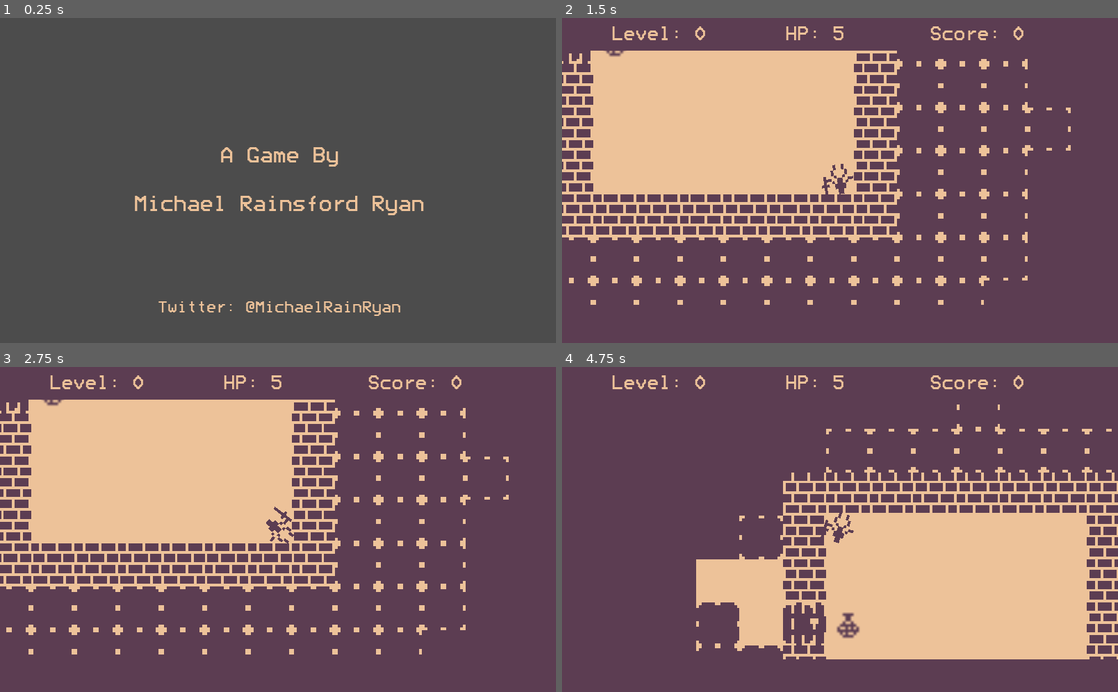
Above: before the commit, frames 1-4 (two rows, left to right).
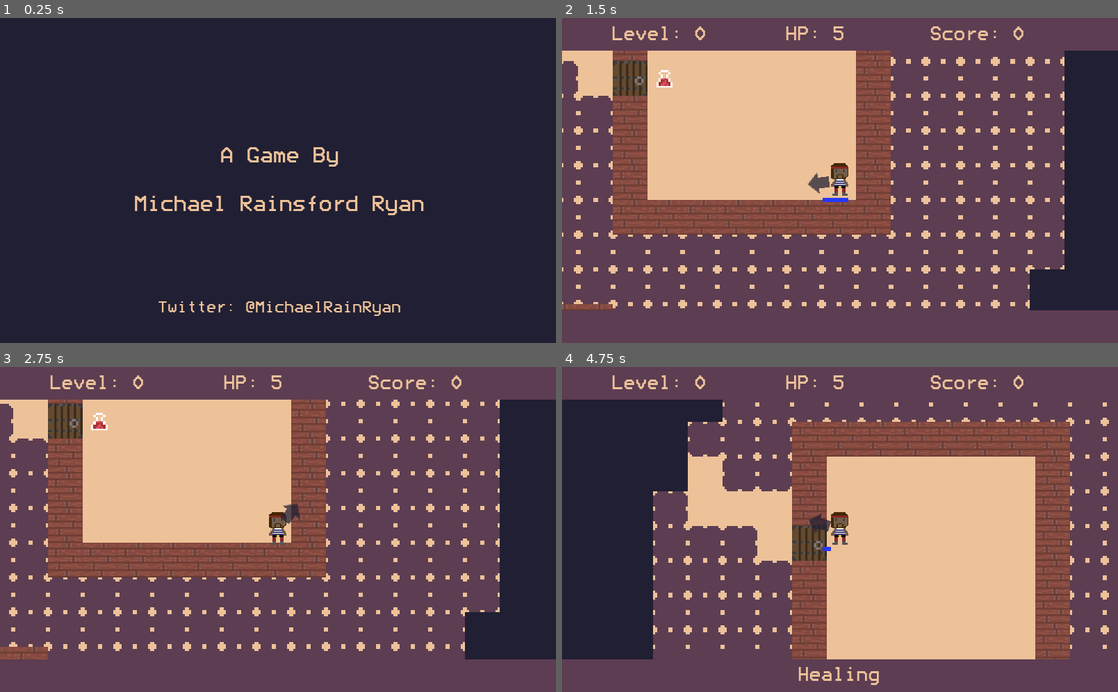
Above: after the commit, the same moments.

Repository: MichaelRRyan/Rogue-Shipwreck
Game: Godot game, scene res://Scenes/LicenceScene.tscn
The game is run twice, just before and just after one commit, with the same random seed, the same clock (stepped at 60 frames per second) and the same inputs.
Inputs (mouse positions are in pixels of both pictures, inside the frame that each line leads up to):
- Up to frame 1 (0.25 s): no input
- Up to frame 2 (1.5 s): tap Enter (ui_accept) at 0.5, 0.77 s; move the mouse to (962, 164) at 0.52 s; press the mouse at (962, 164) at 0.53 s; hold Right (move_right) 0.53-1.28 s; move the mouse to (728, 196) at 1.27 s; release the mouse at (728, 196) at 1.28 s; hold Down (move_down) from 1.28 s (still down); click (728, 196) at 1.35 s
- Up to frame 3 (2.75 s): tap Enter (ui_accept) at 1.52, 2 s; move the mouse to (333, 458) at 2.02 s; release Down (move_down) at 2.03 s; press the mouse at (333, 458) at 2.03 s; hold Right (move_right) from 2.03 s (still down)
- Up to frame 4 (4.75 s): tap Enter (ui_accept) at 2.75, 3.02, 3.77, 4.52 s; move the mouse to (812, 594) at 2.77 s; release Right (move_right) at 2.78 s; release the mouse at (812, 594) at 2.78 s; hold Up (move_up) 2.78-3.53 s; click (812, 594) at 2.85 s; move the mouse to (1006, 578) at 3.52 s; press the mouse at (1006, 578) at 3.53 s; hold Left (move_left) from 3.53 s (still down); move the mouse to (673, 480) at 4.27 s; release the mouse at (673, 480) at 4.28 s; click (673, 480) at 4.35 s

The runs differ from the first frame. In frame 1, 98% of the frame differs, in the area x 0-100%, y 0-100%; in frame 2, 29%; in frame 3, 29%; in frame 4, 44%.

Commit message:
Added new sprites, added basic particles and enemy attacking. Added player attack cooldown and cooldown bar

Diff:
--- a/Scenes/Enemy.tscn
+++ b/Scenes/Enemy.tscn
@@ -1,10 +1,11 @@
-[gd_scene load_steps=4 format=2]
+[gd_scene load_steps=5 format=2]
 
 [ext_resource path="res://Scripts/Enemy.gd" type="Script" id=1]
-[ext_resource path="res://Sprites/Enemy.png" type="Texture" id=2]
+[ext_resource path="res://Sprites/enemy.png" type="Texture" id=2]
+[ext_resource path="res://Scenes/HitEffect.tscn" type="PackedScene" id=3]
 
 [sub_resource type="CircleShape2D" id=1]
-radius = 6.0
+radius = 12.0
 
 [node name="Enemy" type="KinematicBody2D" groups=[
 "Enemy",
@@ -25,3 +26,5 @@
 
 [node name="CollisionShape2D" type="CollisionShape2D" parent="."]
 shape = SubResource( 1 )
+
+[node name="HitEffect" parent="." instance=ExtResource( 3 )]
--- a/Scenes/Game.tscn
+++ b/Scenes/Game.tscn
@@ -3,17 +3,17 @@
 [ext_resource path="res://Scripts/Game.gd" type="Script" id=1]
 [ext_resource path="res://Scenes/Level.tscn" type="PackedScene" id=2]
 [ext_resource path="res://Scenes/Player.tscn" type="PackedScene" id=3]
-[ext_resource path="res://Sprites/Darkness.png" type="Texture" id=4]
+[ext_resource path="res://Sprites/darkness.png" type="Texture" id=4]
 [ext_resource path="res://Font/Modeseven.ttf" type="DynamicFontData" id=5]
 [ext_resource path="res://Scenes/Button.tscn" type="PackedScene" id=6]
 [ext_resource path="res://Scenes/PauseMenu.tscn" type="PackedScene" id=7]
 
 [sub_resource type="TileSet" id=1]
-0/name = "Darkness.png 0"
+0/name = "darkness.png 0"
 0/texture = ExtResource( 4 )
 0/tex_offset = Vector2( 0, 0 )
 0/modulate = Color( 1, 1, 1, 1 )
-0/region = Rect2( 0, 0, 16, 16 )
+0/region = Rect2( 0, 0, 32, 32 )
 0/tile_mode = 0
 0/occluder_offset = Vector2( 0, 0 )
 0/navigation_offset = Vector2( 0, 0 )
@@ -37,7 +37,7 @@
 
 [node name="Camera2D" type="Camera2D" parent="Player"]
 current = true
-zoom = Vector2( 0.2, 0.2 )
+zoom = Vector2( 0.5, 0.5 )
 drag_margin_left = 0.0
 drag_margin_top = 0.0
 drag_margin_right = 0.0
@@ -45,7 +45,7 @@
 
 [node name="VisibilityMap" type="TileMap" parent="."]
 tile_set = SubResource( 1 )
-cell_size = Vector2( 16, 16 )
+cell_size = Vector2( 32, 32 )
 format = 1
 
 [node name="CanvasLayer" type="CanvasLayer" parent="."]
--- /dev/null
+++ b/Scenes/HitEffect.tscn
@@ -0,0 +1,29 @@
+[gd_scene load_steps=4 format=2]
+
+[sub_resource type="Gradient" id=1]
+colors = PoolColorArray( 1, 0.0195313, 0.0195313, 1, 0.956863, 0.478431, 0.0627451, 0.447059 )
+
+[sub_resource type="GradientTexture" id=2]
+gradient = SubResource( 1 )
+
+[sub_resource type="ParticlesMaterial" id=3]
+emission_shape = 1
+emission_sphere_radius = 8.0
+flag_disable_z = true
+spread = 180.0
+gravity = Vector3( 0, 0, 0 )
+initial_velocity = 100.0
+angular_velocity = 30.0
+orbit_velocity = 0.0
+orbit_velocity_random = 0.0
+scale = 4.0
+scale_random = 0.5
+color_ramp = SubResource( 2 )
+
+[node name="HitEffect" type="Particles2D"]
+emitting = false
+lifetime = 0.4
+one_shot = true
+explosiveness = 0.9
+local_coords = false
+process_material = SubResource( 3 )
--- a/Scenes/Level.tscn
+++ b/Scenes/Level.tscn
@@ -1,27 +1,27 @@
 [gd_scene load_steps=11 format=2]
 
 [ext_resource path="res://Scripts/Level.gd" type="Script" id=1]
-[ext_resource path="res://Sprites/Ground.png" type="Texture" id=2]
+[ext_resource path="res://Sprites/ground.png" type="Texture" id=2]
 [ext_resource path="res://Sprites/wall.png" type="Texture" id=3]
-[ext_resource path="res://Sprites/Stone.png" type="Texture" id=4]
-[ext_resource path="res://Sprites/Door.png" type="Texture" id=5]
-[ext_resource path="res://Sprites/Stairs.png" type="Texture" id=6]
+[ext_resource path="res://Sprites/stone.png" type="Texture" id=4]
+[ext_resource path="res://Sprites/door.png" type="Texture" id=5]
+[ext_resource path="res://Sprites/stairs.png" type="Texture" id=6]
 
-[sub_resource type="ConvexPolygonShape2D" id=1]
-points = PoolVector2Array( 0, 0, 16, 0, 16, 16, 0, 16 )
+[sub_resource type="ConvexPolygonShape2D" id=5]
+points = PoolVector2Array( 0, 0, 32, 0, 32, 32, 0, 32 )
 
-[sub_resource type="ConvexPolygonShape2D" id=2]
-points = PoolVector2Array( 0, 0, 16, 0, 16, 16, 0, 16 )
+[sub_resource type="ConvexPolygonShape2D" id=6]
+points = PoolVector2Array( 0, 0, 32, 0, 32, 32, 0, 32 )
 
-[sub_resource type="ConvexPolygonShape2D" id=3]
-points = PoolVector2Array( 0, 0, 16, 0, 16, 16, 0, 16 )
+[sub_resource type="ConvexPolygonShape2D" id=7]
+points = PoolVector2Array( 0, 0, 32, 0, 32, 32, 0, 32 )
 
 [sub_resource type="TileSet" id=4]
-0/name = "Ground.png 0"
+0/name = "ground.png 0"
 0/texture = ExtResource( 2 )
 0/tex_offset = Vector2( 0, 0 )
 0/modulate = Color( 1, 1, 1, 1 )
-0/region = Rect2( 0, 0, 16, 16 )
+0/region = Rect2( 0, 0, 32, 32 )
 0/tile_mode = 0
 0/occluder_offset = Vector2( 0, 0 )
 0/navigation_offset = Vector2( 0, 0 )
@@ -31,7 +31,7 @@
 1/texture = ExtResource( 3 )
 1/tex_offset = Vector2( 0, 0 )
 1/modulate = Color( 1, 1, 1, 1 )
-1/region = Rect2( 0, 0, 16, 16 )
+1/region = Rect2( 0, 0, 32, 32 )
 1/tile_mode = 0
 1/occluder_offset = Vector2( 0, 0 )
 1/navigation_offset = Vector2( 0, 0 )
@@ -39,15 +39,15 @@
 "autotile_coord": Vector2( 0, 0 ),
 "one_way": false,
 "one_way_margin": 1.0,
-"shape": SubResource( 1 ),
+"shape": SubResource( 5 ),
 "shape_transform": Transform2D( 1, 0, 0, 1, 0, 0 )
 } ]
 1/z_index = 0
-2/name = "Stone.png 2"
+2/name = "stone.png 2"
 2/texture = ExtResource( 4 )
 2/tex_offset = Vector2( 0, 0 )
 2/modulate = Color( 1, 1, 1, 1 )
-2/region = Rect2( 0, 0, 16, 16 )
+2/region = Rect2( 0, 0, 32, 32 )
 2/tile_mode = 0
 2/occluder_offset = Vector2( 0, 0 )
 2/navigation_offset = Vector2( 0, 0 )
@@ -55,15 +55,15 @@
 "autotile_coord": Vector2( 0, 0 ),
 "one_way": false,
 "one_way_margin": 1.0,
-"shape": SubResource( 2 ),
+"shape": SubResource( 6 ),
 "shape_transform": Transform2D( 1, 0, 0, 1, 0, 0 )
 } ]
 2/z_index = 0
-3/name = "Door.png 3"
+3/name = "door.png 3"
 3/texture = ExtResource( 5 )
 3/tex_offset = Vector2( 0, 0 )
 3/modulate = Color( 1, 1, 1, 1 )
-3/region = Rect2( 0, 0, 16, 16 )
+3/region = Rect2( 0, 0, 32, 32 )
 3/tile_mode = 0
 3/occluder_offset = Vector2( 0, 0 )
 3/navigation_offset = Vector2( 0, 0 )
@@ -71,15 +71,15 @@
 "autotile_coord": Vector2( 0, 0 ),
 "one_way": false,
 "one_way_margin": 1.0,
-"shape": SubResource( 3 ),
+"shape": SubResource( 7 ),
 "shape_transform": Transform2D( 1, 0, 0, 1, 0, 0 )
 } ]
 3/z_index = 0
-4/name = "Stairs.png 4"
+4/name = "stairs.png 4"
 4/texture = ExtResource( 6 )
 4/tex_offset = Vector2( 0, 0 )
 4/modulate = Color( 1, 1, 1, 1 )
-4/region = Rect2( 0, 0, 16, 16 )
+4/region = Rect2( 0, 0, 32, 32 )
 4/tile_mode = 0
 4/occluder_offset = Vector2( 0, 0 )
 4/navigation_offset = Vector2( 0, 0 )
@@ -91,5 +91,5 @@
 
 [node name="TileMap" type="TileMap" parent="."]
 tile_set = SubResource( 4 )
-cell_size = Vector2( 16, 16 )
+cell_size = Vector2( 32, 32 )
 format = 1
--- a/Scenes/Player.tscn
+++ b/Scenes/Player.tscn
@@ -1,14 +1,16 @@
-[gd_scene load_steps=6 format=2]
+[gd_scene load_steps=8 format=2]
 
 [ext_resource path="res://Scripts/Player.gd" type="Script" id=1]
-[ext_resource path="res://Sprites/Player.png" type="Texture" id=2]
-[ext_resource path="res://Sprites/impairment - Copy.png" type="Texture" id=3]
+[ext_resource path="res://Sprites/player.png" type="Texture" id=2]
+[ext_resource path="res://Sprites/impairment.png" type="Texture" id=3]
+[ext_resource path="res://Sprites/arrow.png" type="Texture" id=4]
+[ext_resource path="res://Scenes/HitEffect.tscn" type="PackedScene" id=5]
+
+[sub_resource type="CircleShape2D" id=1]
+radius = 12.0
 
 [sub_resource type="CircleShape2D" id=2]
-radius = 6.0
-
-[sub_resource type="CircleShape2D" id=1]
-radius = 5.0
+radius = 12.0
 
 [node name="Player" type="KinematicBody2D"]
 script = ExtResource( 1 )
@@ -16,15 +18,28 @@
 [node name="Sprite" type="Sprite" parent="."]
 texture = ExtResource( 2 )
 
-[node name="AttackArea" type="Area2D" parent="Sprite"]
-
-[node name="CollisionShape2D2" type="CollisionShape2D" parent="Sprite/AttackArea"]
-position = Vector2( 5, 0 )
-shape = SubResource( 2 )
-
 [node name="Impairment" type="Sprite" parent="."]
 visible = false
 texture = ExtResource( 3 )
 
 [node name="CollisionShape2D" type="CollisionShape2D" parent="."]
 shape = SubResource( 1 )
+
+[node name="Arrow" type="Sprite" parent="."]
+texture = ExtResource( 4 )
+
+[node name="AttackArea" type="Area2D" parent="Arrow"]
+
+[node name="CollisionShape2D2" type="CollisionShape2D" parent="Arrow/AttackArea"]
+position = Vector2( 12, 0 )
+shape = SubResource( 2 )
+
+[node name="CooldownBar" type="ColorRect" parent="."]
+visible = false
+margin_left = -16.0
+margin_top = 16.0
+margin_right = 16.0
+margin_bottom = 20.0
+color = Color( 0.152941, 0.223529, 0.972549, 1 )
+
+[node name="HitEffect" parent="." instance=ExtResource( 5 )]
--- a/Scenes/Potion.tscn
+++ b/Scenes/Potion.tscn
@@ -1,7 +1,7 @@
 [gd_scene load_steps=3 format=2]
 
 [ext_resource path="res://Scripts/Potion.gd" type="Script" id=1]
-[ext_resource path="res://Sprites/Potion.png" type="Texture" id=2]
+[ext_resource path="res://Sprites/potions.png" type="Texture" id=2]
 
 [node name="Potion" type="Node2D"]
 visible = false
--- a/Scripts/Enemy.gd
+++ b/Scripts/Enemy.gd
@@ -1,6 +1,8 @@
 extends KinematicBody2D
 
 signal died
+
+const TILE_SIZE = 32
 
 var tile
 var full_hp = 0
@@ -9,6 +11,8 @@
 var pathfinding_ref
 var player_ref
 var circles = []
+var attack_cooldown = 0
+const ATTACK_TIME = 1
 
 onready var Circle = preload("res://Scenes/Circle.tscn")
 
@@ -17,7 +21,7 @@
 		hp = full_hp
 		tile = tile_pos
 		$Sprite.frame = enemy_level
-		position = tile * 16 + Vector2(8, 8)
+		position = tile * TILE_SIZE + Vector2(16, 16)
 		pathfinding_ref = pathfinding
 		player_ref = player
 
@@ -26,15 +30,21 @@
 		return
 
 	hp = max(0, hp - dmg)
-	$HPBar.rect_size.x = 16 * hp / full_hp
+	$HPBar.rect_size.x = TILE_SIZE * hp / full_hp
+	$HitEffect.emitting = true
 
 	if hp == 0:
 		dead = true
 		emit_signal("died")
 
-func _physics_process(_delta):
+func _physics_process(delta):
 	if !visible || dead:
 		return
+
+	if attack_cooldown > 0:
+		attack_cooldown -= delta
+		if attack_cooldown < 0:
+			attack_cooldown = 0
 
 	var my_point = pathfinding_ref.get_closest_point(Vector3(tile.x, tile.y, 0))
 	var player_point = pathfinding_ref.get_closest_point(Vector3(player_ref.tile.x, player_ref.tile.y, 0))
@@ -42,12 +52,20 @@
 
 	if path:
 		if path.size() > 2:
-			var target_point = Vector2(path[1].x * 16, path[1].y * 16) + Vector2(8, 8)
+			var target_point = Vector2(path[1].x * TILE_SIZE, path[1].y * TILE_SIZE) + Vector2(16, 16)
 			var velocity = (target_point - position).normalized() * 80
 			velocity = move_and_slide(velocity)
-			tile = Vector2(int(position.x / 16), int(position.y / 16))
+			tile = Vector2(int(position.x / TILE_SIZE), int(position.y / TILE_SIZE))
 
 			#draw_path()
+		else:
+			if attack_cooldown == 0:
+				var vector_to_player = player_ref.position - position
+				if vector_to_player.length() < 32:
+					player_ref.damage(1)
+					attack_cooldown = ATTACK_TIME
+				else:
+					vector_to_player = move_and_slide(vector_to_player.normalized() * 80)
 
 func draw_path(path):
 	for circle in circles:
@@ -55,7 +73,7 @@
 	circles.clear()
 
 	for step in path:
-		var step_pos =  Vector2(step.x * 16 + 8, step.y * 16 + 8) - position
+		var step_pos =  Vector2(step.x * TILE_SIZE + 16, step.y * TILE_SIZE + 16) - position
 
 		var new_circle = Circle.instance()
 		new_circle.init(step_pos, 1, Color(255, 0, 0))
--- a/Scripts/Game.gd
+++ b/Scripts/Game.gd
@@ -1,6 +1,6 @@
 extends Node2D
 
-const TILE_SIZE = 16
+const TILE_SIZE = 32
 
 const LEVEL_SIZES = [
 	Vector2(30, 30),
@@ -95,7 +95,7 @@
 	if !level_generated:
 		return
 
-	var radiusSquared = 50
+	var radiusSquared = 80
 
 	var player_center = tile_to_pixel_center(player.tile.x, player.tile.y)
 	var space_state = get_world_2d().direct_space_state
--- a/Scripts/Level.gd
+++ b/Scripts/Level.gd
@@ -1,6 +1,6 @@
 extends Node2D
 
-const TILE_SIZE = 16
+const TILE_SIZE = 32
 
 const MIN_ROOM_DIMENSION = 5
 const MAX_ROOM_DIMENSION = 8
--- a/Scripts/Player.gd
+++ b/Scripts/Player.gd
@@ -4,6 +4,7 @@
 signal reached_stairs
 signal died
 
+const TILE_SIZE = 32
 const START_HP = 5
 
 var tile
@@ -12,6 +13,9 @@
 var status_bar_ref
 var hp = START_HP
 var score = 0
+
+var attack_cooldown = 0
+const SWORD_COOLDOWN = 0.5
 
 # Temp
 const POTION_FUNCTIONS = ["impair_vision", "heal_over_time", "poison"]
@@ -47,20 +51,37 @@
 # -------------------------------------------------------------
 func set_tile(tile_pos):
 	tile = tile_pos
-	position = tile * 16 + Vector2(8, 8)
+	position = tile * TILE_SIZE + Vector2(16, 16)
 
 # -------------------------------------------------------------
 func _input(event):
 	if event.is_action_pressed("mouse_click"):
-		var overlapping_bodies = $Sprite/AttackArea.get_overlapping_bodies()
-		if overlapping_bodies:
-			for body in overlapping_bodies:
-				if body != self:
-					if body.is_in_group("Enemy"):
-						body.take_damage(1)
+		var mouse_tile = Vector2(int(get_global_mouse_position().x / TILE_SIZE), int(get_global_mouse_position().y / TILE_SIZE))
+		if level_ref.get_tile(mouse_tile.x, mouse_tile.y) == TileType.Door:
+			level_ref.set_tile(mouse_tile.x, mouse_tile.y, TileType.Ground)
+
+		elif attack_cooldown == 0:
+			attack_cooldown = SWORD_COOLDOWN
+			$CooldownBar.rect_size.x = TILE_SIZE * attack_cooldown / SWORD_COOLDOWN
+			$CooldownBar.visible = true
+
+			var overlapping_bodies = $Arrow/AttackArea.get_overlapping_bodies()
+			if overlapping_bodies:
+				for body in overlapping_bodies:
+					if body != self:
+						if body.is_in_group("Enemy"):
+							body.take_damage(1)
 
 # -------------------------------------------------------------
 func _physics_process(delta):
+
+	if attack_cooldown > 0:
+		attack_cooldown -= delta
+		$CooldownBar.rect_size.x = TILE_SIZE * attack_cooldown / SWORD_COOLDOWN
+		if attack_cooldown < 0:
+			attack_cooldown = 0
+			$CooldownBar.visible = false
+
 	var speed = 150
 	var velocity = Vector2.ZERO
 
@@ -80,7 +101,7 @@
 
 		emit_signal("moved")
 
-	$Sprite.look_at(get_global_mouse_position())
+	$Arrow.look_at(get_global_mouse_position())
 
 	if impaired_turns > 0:
 		impaired_turns -= delta
@@ -104,7 +125,7 @@
 
 # -------------------------------------------------------------
 func check_level_collisions():
-	tile = Vector2(int(position.x / 16), int(position.y / 16))
+	tile = Vector2(int(position.x / TILE_SIZE), int(position.y / TILE_SIZE))
 	var x = tile.x
 	var y = tile.y
 
@@ -119,11 +140,6 @@
 
 		TileType.Stairs:
 			emit_signal("reached_stairs")
-
-	if Input.is_action_just_pressed("mouse_click"):
-		var mouse_tile = Vector2(int(get_global_mouse_position().x / 16), int(get_global_mouse_position().y / 16))
-		if level_ref.get_tile(mouse_tile.x, mouse_tile.y) == TileType.Door:
-			level_ref.set_tile(mouse_tile.x, mouse_tile.y, TileType.Ground)
 
 # -------------------------------------------------------------
 func pickup_items():
@@ -140,12 +156,13 @@
 # -------------------------------------------------------------
 func damage(dmg):
 	hp = max(0, hp - dmg)
-	if hp == 0:
+	$HitEffect.emitting = true
+	if round(hp) == 0:
 		emit_signal("died")
 
 # -------------------------------------------------------------
 func impair_vision():
-	impaired_turns = 10
+	impaired_turns = 5
 	status_bar_ref.get_node("Blindness").visible = true
 	$Impairment.visible = true
 
--- a/Scripts/Potion.gd
+++ b/Scripts/Potion.gd
@@ -5,7 +5,7 @@
 
 func init(x, y):
 	tile = Vector2(x, y)
-	position = tile * 16
+	position = tile * 32 + Vector2(8, 8)
 	$Sprite.frame = randi() % $Sprite.hframes
 	is_food = $Sprite.frame == 3
 
--- a/project.godot
+++ b/project.godot
@@ -22,7 +22,7 @@
 
 config/name="RogueShipwreck"
 run/main_scene="res://Scenes/LicenceScene.tscn"
-config/icon="res://Sprites/Player.png"
+config/icon="res://Sprites/player.png"
 
 [display]
 
@@ -70,4 +70,5 @@
 
 [rendering]
 
+environment/default_clear_color=Color( 0.133333, 0.12549, 0.203922, 1 )
 environment/default_environment="res://default_env.tres"
Binary file changed: Sprites/Darkness.png
Not shown, changed: Sprites/Darkness.png.import
Binary file changed: Sprites/Door.png
Binary file changed: Sprites/Enemy.png
Not shown, changed: Sprites/Enemy.png.import
Binary file changed: Sprites/Ground.png
Not shown, changed: Sprites/Ground.png.import
Not shown, changed: Sprites/Key.png.import
Binary file changed: Sprites/Player.png
Not shown, changed: Sprites/Player.png.import
Binary file changed: Sprites/Stairs.png
Not shown, changed: Sprites/Stairs.png.import
(and 9 more such lines)
